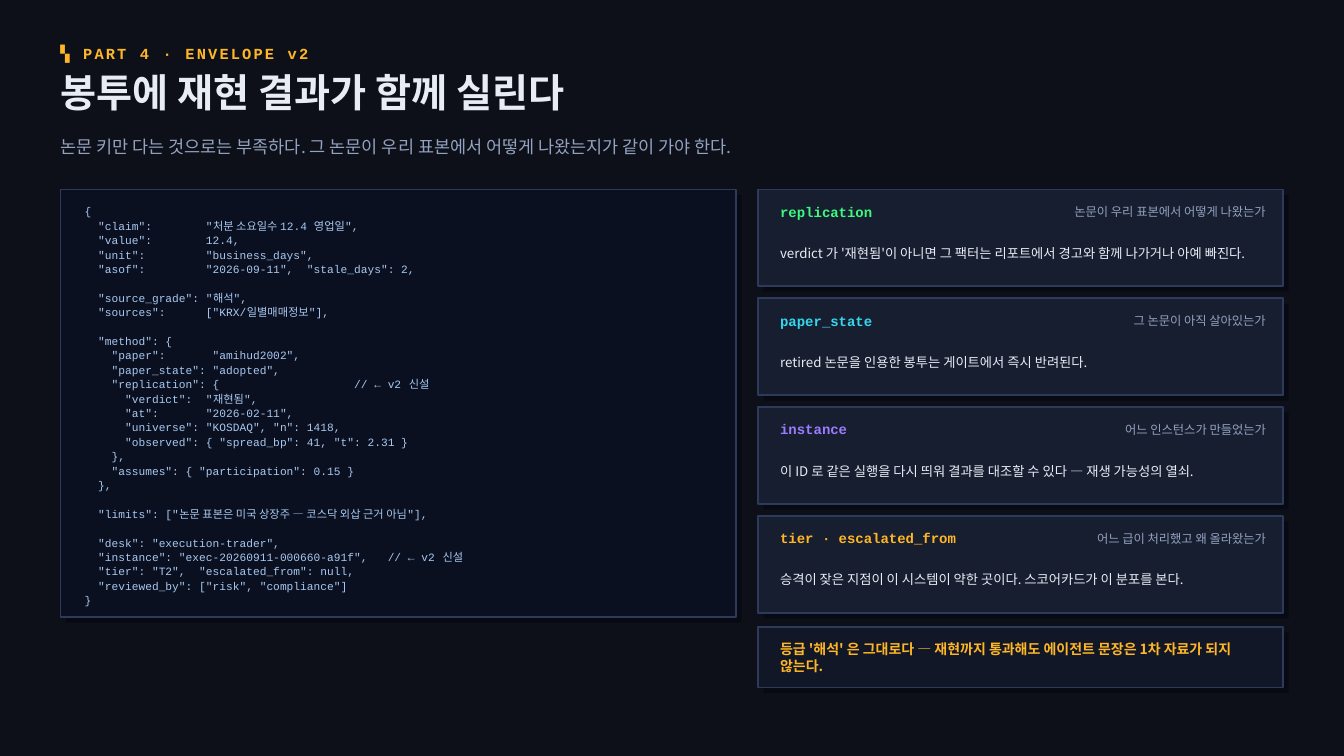
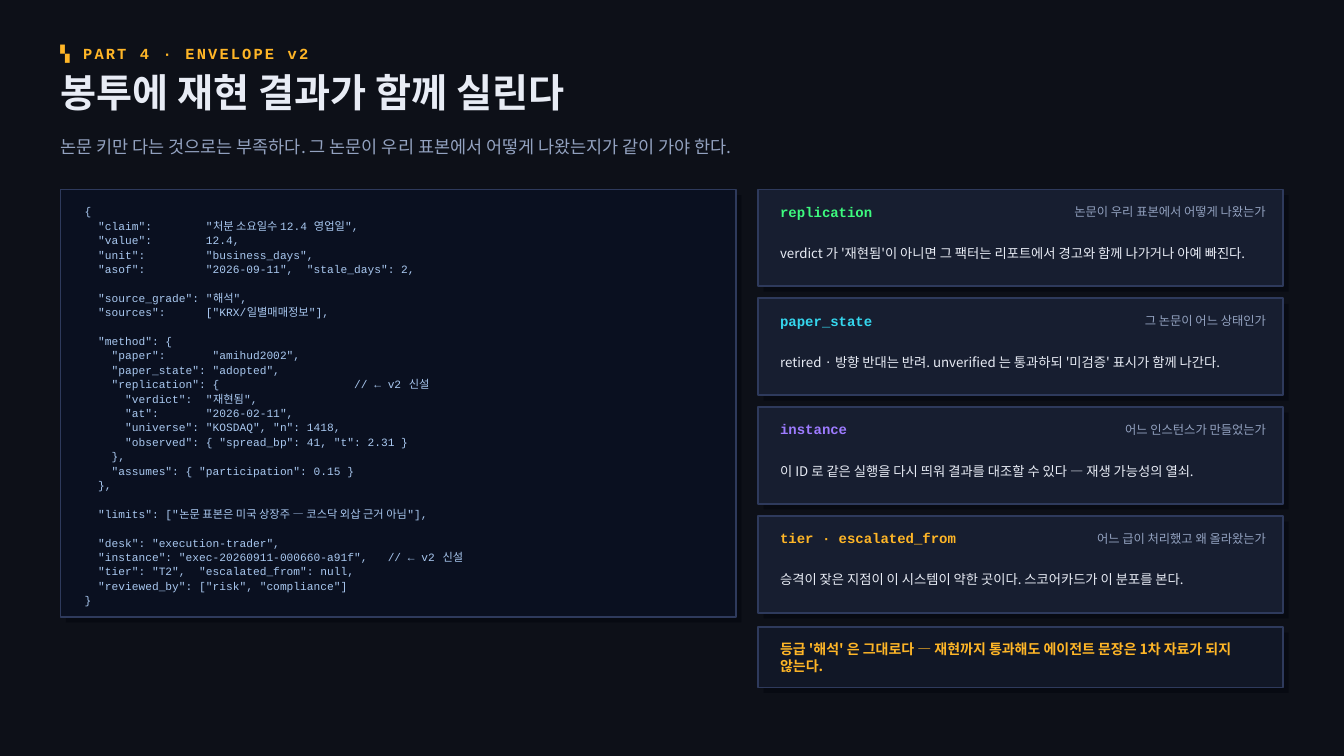
Before and after one commit to InnbumBaek/Stock_Agent, a slide deck: slide 28 of docs/agentization/Stock_Agent_에이전트화_계획안.pptx. Drawn at 1344x756 pixels with LibreOffice and Linux fonts; fonts in the diff are those of the drawing. Boxes give left, top, right and bottom in pixels: in the first picture for what was removed or moved away, otherwise in the second. Text is boxed around its words. In the diff, an @@ line names an element or a change of style, - is before the commit and + after.

```diff
--- a/docs/agentization/Stock_Agent_에이전트화_계획안.pptx
+++ b/docs/agentization/Stock_Agent_에이전트화_계획안.pptx
@@ text at [1145,315,1266,326]: text changed @@
-그 논문이 아직 살아있는가
+그 논문이 어느 상태인가
@@ text at [780,356,1220,368]: text changed @@
-retired 논문을 인용한 봉투는 게이트에서 즉시 반려된다.
+retired · 방향 반대는 반려. unverified 는 통과하되 '미검증' 표시가 함께 나간다.
```
Also in this commit, not shown: 9 other slides changed, 2 other files.
